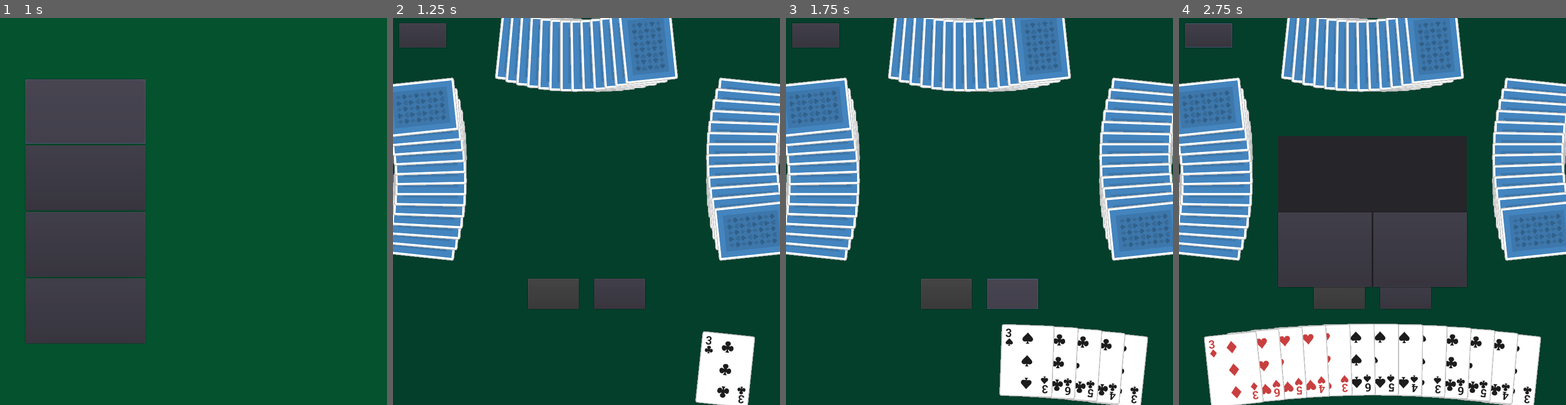
Above: before the commit, frames 1-4 (left to right).
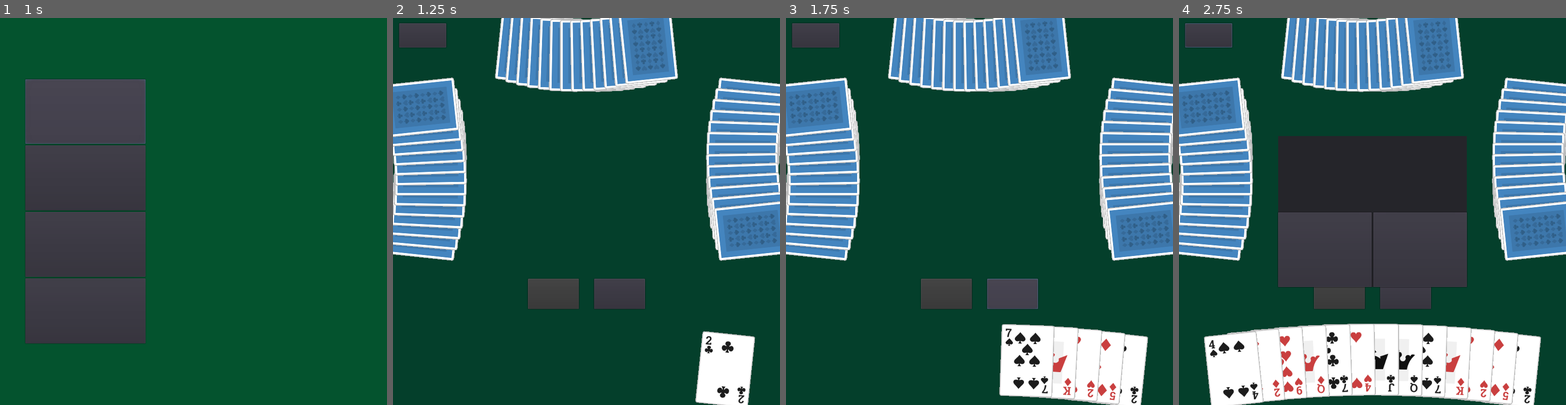
Above: after the commit, the same moments.

Repository: UPDCS192Group4/PusoyDosOnline
Game: Godot game, scene res://Home.tscn
Two runs of this game, one before a commit and one after it. Both use one fixed random seed, a clock stepped at 60 frames per second and the inputs below.
Inputs:
- Up to frame 1 (1 s): click "PLAY" at 0.5 s
- Up to frame 2 (1.25 s): no input
- Up to frame 3 (1.75 s): click "PASS" at 1.25 s
- Up to frame 4 (2.75 s): click "Home" at 2 s

Frame 1 is identical in both runs. In frame 2, less than 0.1% of the frame differs, in the area x 80-91%, y 82-100%; in frame 3, 1.1%; in frame 4, 2.8%, in the area x 7-91%, y 80-100%.

Commit message:
More fixes to Game and Pile

Diff:
--- a/project/Game.gd
+++ b/project/Game.gd
@@ -19,22 +19,22 @@
 	disablePlayButton()
 
 func shuffleDeck():
-#	for i in range(1,5):
-#		for j in range(1,14):
+	for i in range(1,5):
+		for j in range(1,14):
+			newCard = cardScene.instance()
+			newCard.init(i,j,0)
+			deck.append(newCard)
+
+	# Uncomment to show that straight works:
+#	for i in range(1,14):
+#		for j in range(1,5):
 #			newCard = cardScene.instance()
 #			newCard.init(i,j,0)
 #			deck.append(newCard)
 
-	# Uncomment to show that straight works:
-	for i in range(1,14):
-		for j in range(1,5):
-			newCard = cardScene.instance()
-			newCard.init(i,j,0)
-			deck.append(newCard)
 	randomize()
-
 	# Uncomment to show that flush works:
-	#deck.shuffle()
+	deck.shuffle()
 
 func _on_PlayButton_pressed():
 	get_node('Hand').updateHand()
--- a/project/Pile.gd
+++ b/project/Pile.gd
@@ -39,7 +39,7 @@
 	#get_parent().get_node('Opponents').A_updateHand(ranks.size())
 	#get_parent().get_node('Opponents').B_updateHand(ranks.size())
 	#get_parent().get_node('Opponents').C_updateHand(ranks.size())
-	get_parent().get_node('Game').disablePlayButton()
+	get_parent().disablePlayButton()
 
 func changeZ(top):
 	#print('changing pile z')
